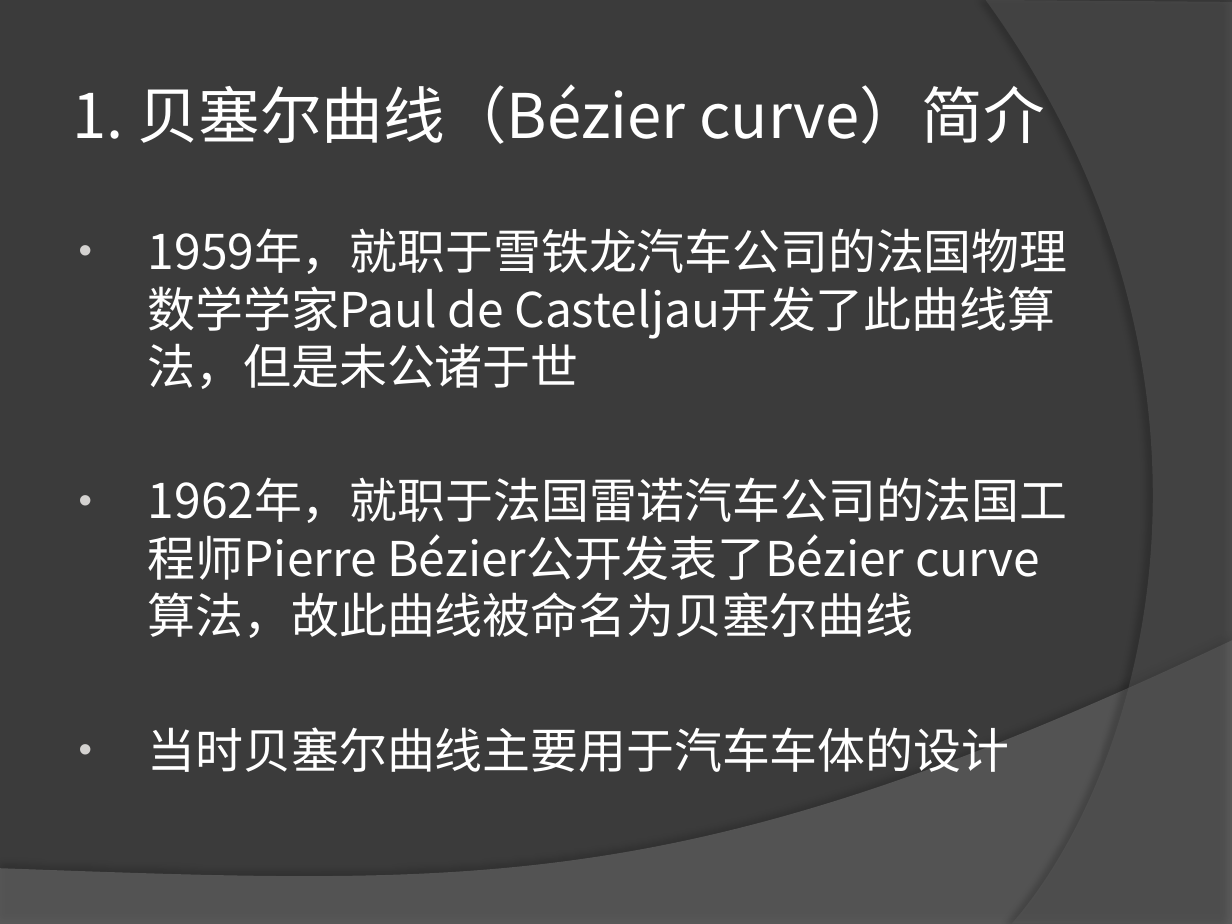
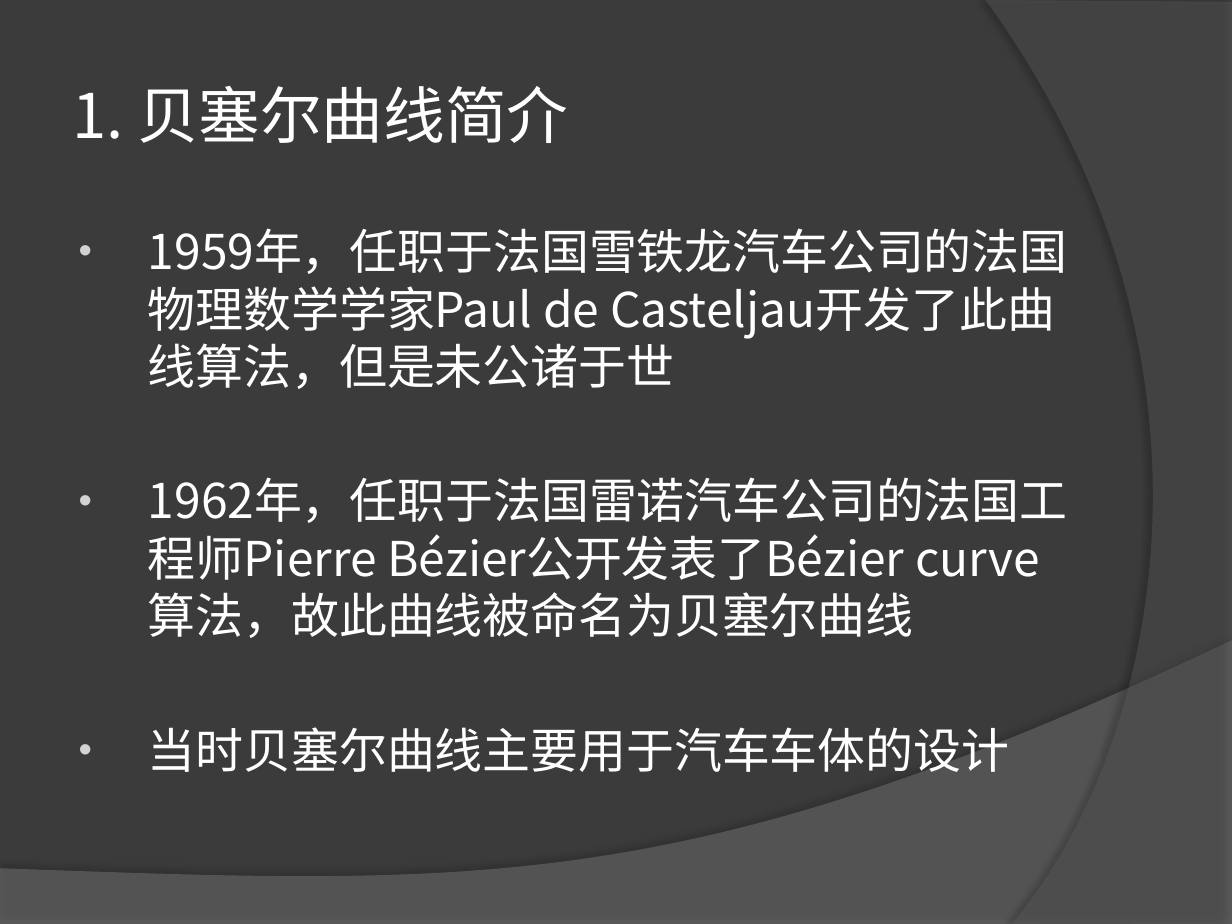
Before and after one commit to LEAVESZJ/BezierCurve, a slide deck: slide 3 of PPT/关于贝塞尔曲线等速移动问题的说明.pptx. Drawn at 1232x924 pixels with LibreOffice and Linux fonts; fonts in the diff are those of the drawing. Boxes give left, top, right and bottom in pixels: in the first picture for what was removed or moved away, otherwise in the second. Text is boxed around its words. In the diff, an @@ line names an element or a change of style, - is before the commit and + after.

Commit message:
modify ppt

```diff
--- a/PPT/关于贝塞尔曲线等速移动问题的说明.pptx
+++ b/PPT/关于贝塞尔曲线等速移动问题的说明.pptx
@@ title at (72,86,568,143): text changed @@
-1. 贝塞尔曲线（Bézier curve）简介
+1. 贝塞尔曲线简介
@@ text at (148,228,1068,638): text changed @@
-• 1959年，就职于雪铁龙汽车公司的法国物理数学学家Paul de Casteljau开发了此曲线算法，但是未公诸于世
-• 1962年，就职于法国雷诺汽车公司的法国工程师Pierre Bézier公开发表了Bézier curve算法，故此曲线被命名为贝塞尔曲线
+• 1959年，任职于法国雪铁龙汽车公司的法国物理数学学家Paul de Casteljau开发了此曲线算法，但是未公诸于世
+• 1962年，任职于法国雷诺汽车公司的法国工程师Pierre Bézier公开发表了Bézier curve算法，故此曲线被命名为贝塞尔曲线
```
Also in this commit, not shown: 4 other slides changed, 1 slide added.
